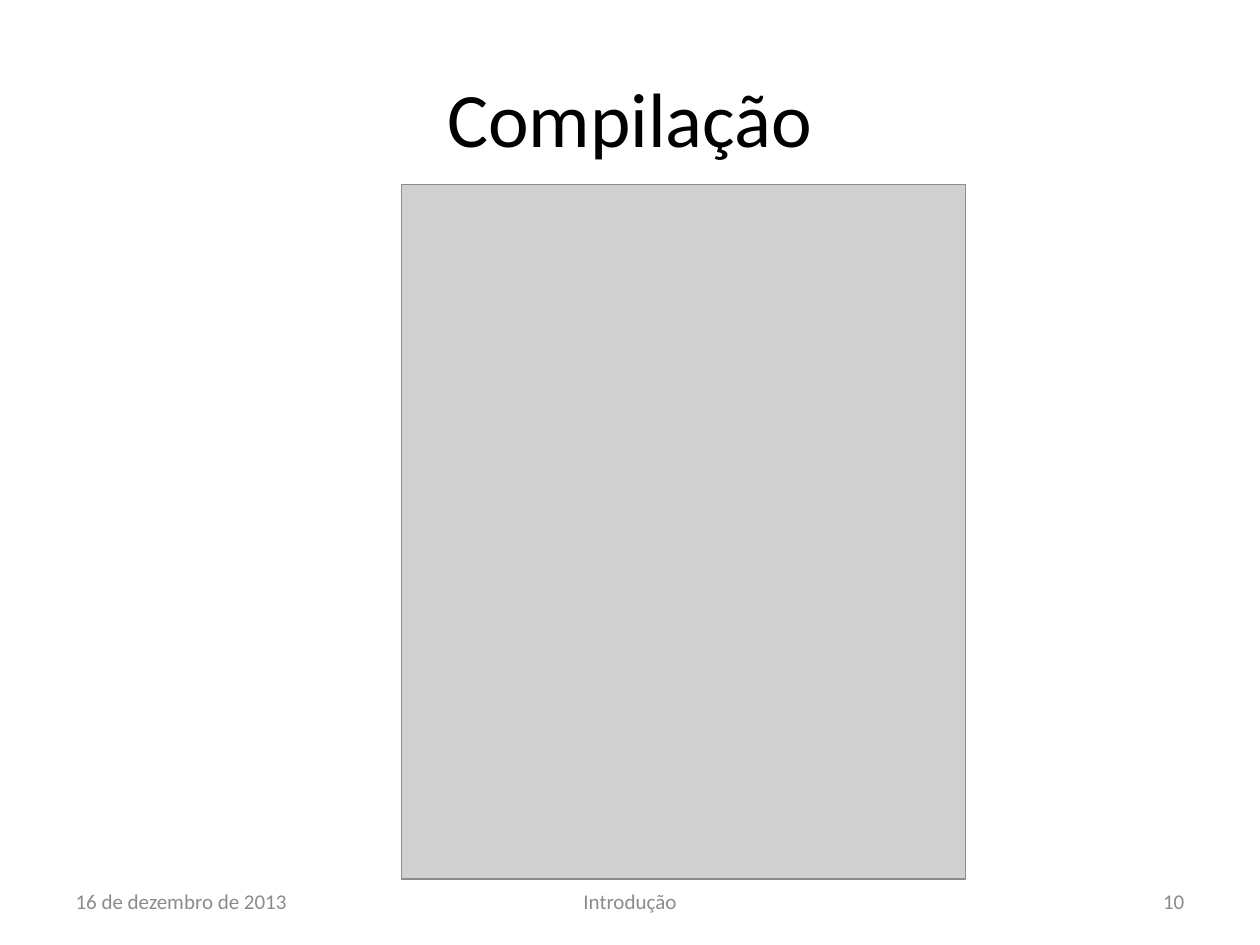
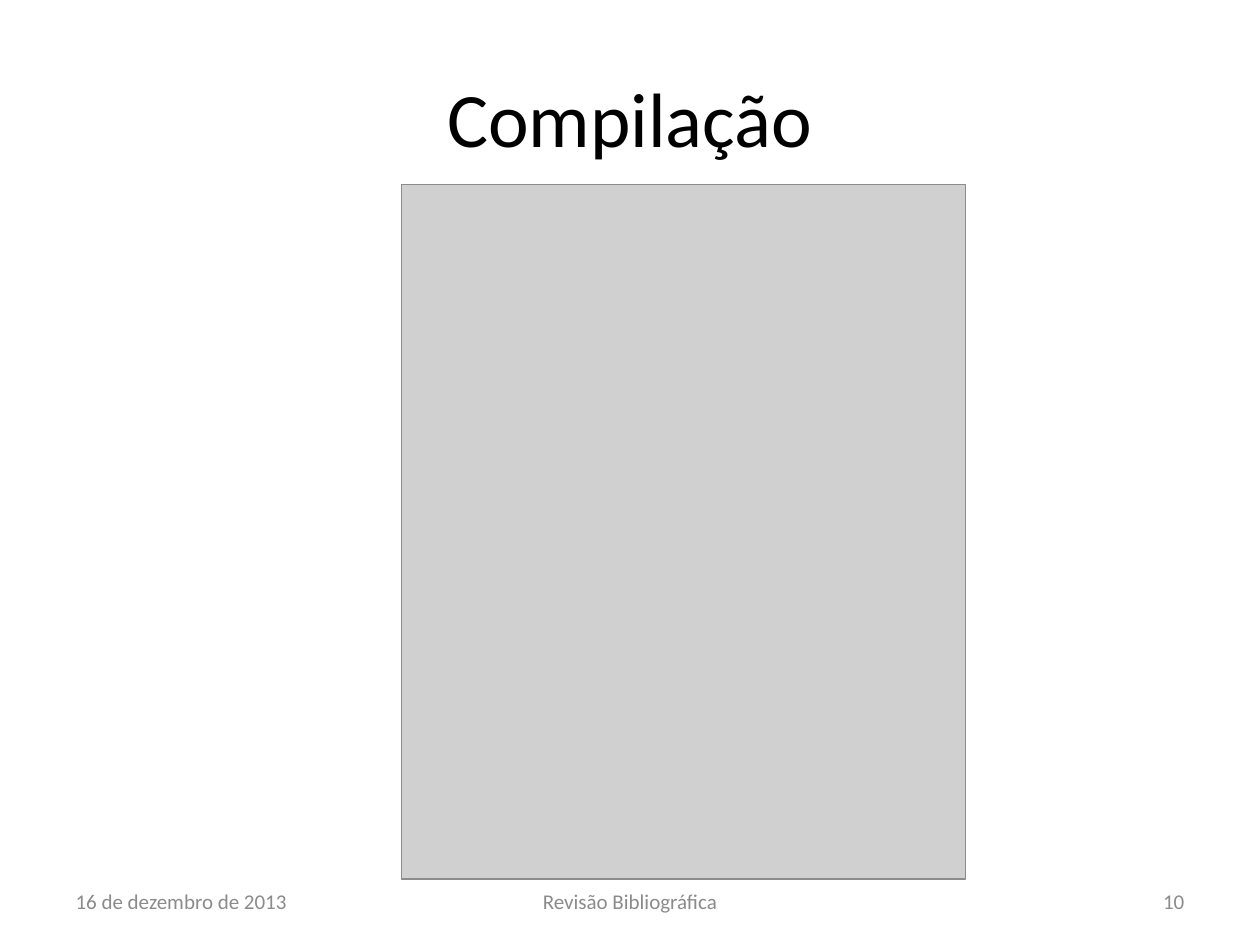
Before and after one commit to lsoliveira459/tg2, a slide deck: slide 10 of Apresentação/Estudo e Implementação de Reconfiguração Dinâmica.pptx. Drawn at 1260x945 pixels with LibreOffice and Linux fonts; fonts in the diff are those of the drawing; grey boxes stand for pictures; background and template pictures are left out. Boxes give left, top, right and bottom in pixels: in the first picture for what was removed or moved away, otherwise in the second. Text is boxed around its words. In the diff, an @@ line names an element or a change of style, - is before the commit and + after.

Commit message:
update apresentação

```diff
--- a/Apresentação/Estudo e Implementação de Reconfiguração Dinâmica.pptx
+++ b/Apresentação/Estudo e Implementação de Reconfiguração Dinâmica.pptx
@@ text at [543, 894, 716, 913]: text changed @@
-Introdução
+Revisão Bibliográfica
```
Also in this commit, not shown: 2 other slides changed, 4 other files.
